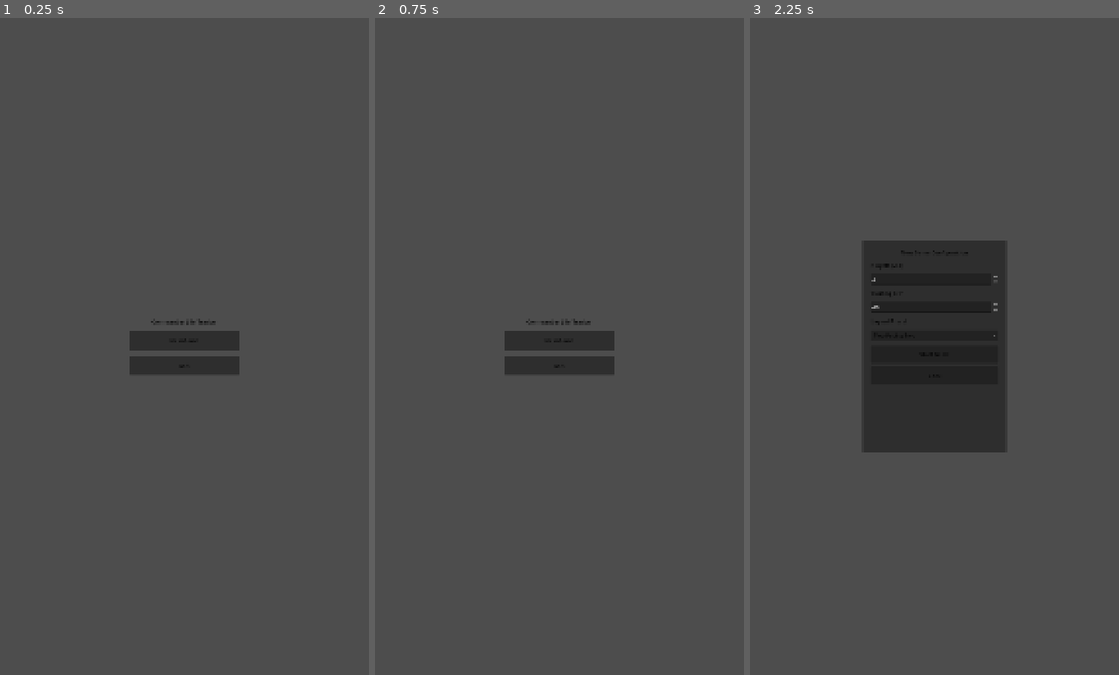
Above: before the commit, frames 1-3 (left to right).
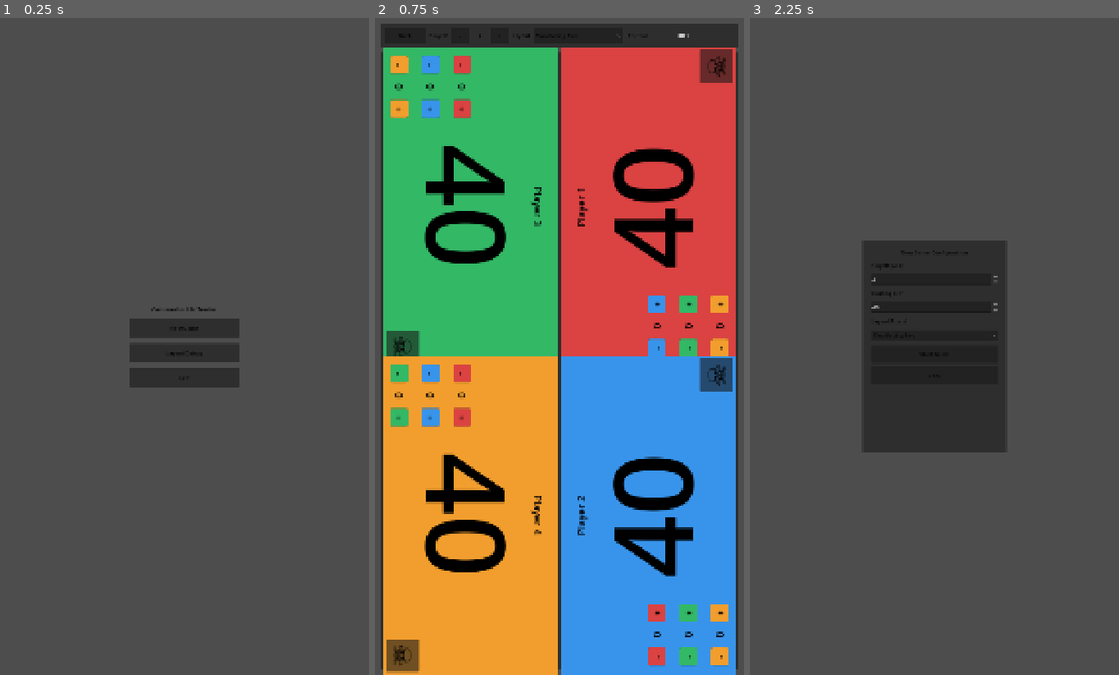
Above: after the commit, the same moments.

Repository: Ripley-426/commander-tracker
Game: Godot game, scene res://scenes/features/main_menu/main_menu.tscn
Two runs of this game, one before a commit and one after it. Both use one fixed random seed, a clock stepped at 60 frames per second and the inputs below.
Inputs (mouse positions are in pixels of both pictures, inside the frame that each line leads up to):
- Up to frame 1 (0.25 s): no input
- Up to frame 2 (0.75 s): click (559, 353) at 0.5 s, where only the run after the commit has a clickable "Layout Debug"
- Up to frame 3 (2.25 s): click (779, 37) at 1.25 s, where only the run after the commit has a clickable "Back"; click "New Game" at 2 s

The runs differ from the first frame. In frame 1, 1.7% of the frame differs, in the area x 35-65%, y 44-57%; in frame 2, 96%, in the area x 1-99%, y 0-100%; in frame 3, nothing differs.

Commit message:
Add layout debug screen and fix portrait layouts 2-6

Diff:
--- /dev/null
+++ b/scenes/features/layout_debug/layout_debug.tscn
@@ -0,0 +1,96 @@
+[gd_scene load_steps=3 format=3]
+
+[ext_resource type="Script" path="res://scripts/features/layout_debug/layout_debug_screen.gd" id="1_debug"]
+[ext_resource type="Theme" path="res://assets/themes/app_theme.tres" id="2_theme"]
+
+[node name="LayoutDebug" type="Control"]
+layout_mode = 3
+anchors_preset = 15
+anchor_right = 1.0
+anchor_bottom = 1.0
+grow_horizontal = 2
+grow_vertical = 2
+script = ExtResource("1_debug")
+theme = ExtResource("2_theme")
+
+[node name="RootMargin" type="MarginContainer" parent="."]
+layout_mode = 1
+anchors_preset = 15
+anchor_right = 1.0
+anchor_bottom = 1.0
+grow_horizontal = 2
+grow_vertical = 2
+theme_override_constants/margin_left = 16
+theme_override_constants/margin_top = 16
+theme_override_constants/margin_right = 16
+theme_override_constants/margin_bottom = 16
+
+[node name="RootVBox" type="VBoxContainer" parent="RootMargin"]
+layout_mode = 2
+theme_override_constants/separation = 12
+
+[node name="ControlsPanel" type="PanelContainer" parent="RootMargin/RootVBox"]
+layout_mode = 2
+
+[node name="ControlsMargin" type="MarginContainer" parent="RootMargin/RootVBox/ControlsPanel"]
+layout_mode = 2
+theme_override_constants/margin_left = 12
+theme_override_constants/margin_top = 12
+theme_override_constants/margin_right = 12
+theme_override_constants/margin_bottom = 12
+
+[node name="ControlsHBox" type="HBoxContainer" parent="RootMargin/RootVBox/ControlsPanel/ControlsMargin"]
+layout_mode = 2
+theme_override_constants/separation = 10
+
+[node name="BackButton" type="Button" parent="RootMargin/RootVBox/ControlsPanel/ControlsMargin/ControlsHBox"]
+custom_minimum_size = Vector2(120, 48)
+layout_mode = 2
+text = "Back"
+
+[node name="PlayerCountLabel" type="Label" parent="RootMargin/RootVBox/ControlsPanel/ControlsMargin/ControlsHBox"]
+layout_mode = 2
+text = "Players"
+
+[node name="DecreaseButton" type="Button" parent="RootMargin/RootVBox/ControlsPanel/ControlsMargin/ControlsHBox"]
+custom_minimum_size = Vector2(52, 48)
+layout_mode = 2
+text = "-"
+
+[node name="PlayerCountValueLabel" type="Label" parent="RootMargin/RootVBox/ControlsPanel/ControlsMargin/ControlsHBox"]
+custom_minimum_size = Vector2(42, 48)
+layout_mode = 2
+horizontal_alignment = 1
+vertical_alignment = 1
+text = "4"
+
+[node name="IncreaseButton" type="Button" parent="RootMargin/RootVBox/ControlsPanel/ControlsMargin/ControlsHBox"]
+custom_minimum_size = Vector2(52, 48)
+layout_mode = 2
+text = "+"
+
+[node name="LayoutLabel" type="Label" parent="RootMargin/RootVBox/ControlsPanel/ControlsMargin/ControlsHBox"]
+layout_mode = 2
+text = "Layout"
+
+[node name="LayoutOptionButton" type="OptionButton" parent="RootMargin/RootVBox/ControlsPanel/ControlsMargin/ControlsHBox"]
+custom_minimum_size = Vector2(260, 48)
+layout_mode = 2
+
+[node name="OrientationCheckButton" type="CheckButton" parent="RootMargin/RootVBox/ControlsPanel/ControlsMargin/ControlsHBox"]
+custom_minimum_size = Vector2(190, 48)
+layout_mode = 2
+button_pressed = true
+text = "Portrait"
+
+[node name="BoardPanel" type="PanelContainer" parent="RootMargin/RootVBox"]
+layout_mode = 2
+size_flags_vertical = 3
+
+[node name="BoardContainer" type="Control" parent="RootMargin/RootVBox/BoardPanel"]
+layout_mode = 1
+anchors_preset = 15
+anchor_right = 1.0
+anchor_bottom = 1.0
+grow_horizontal = 2
+grow_vertical = 2
--- a/scenes/features/main_menu/main_menu.tscn
+++ b/scenes/features/main_menu/main_menu.tscn
@@ -49,6 +49,11 @@
 layout_mode = 2
 text = "New Game"
 
+[node name="LayoutDebugButton" type="Button" parent="CenterContainer/MarginContainer/VBoxContainer"]
+custom_minimum_size = Vector2(320, 56)
+layout_mode = 2
+text = "Layout Debug"
+
 [node name="ExitButton" type="Button" parent="CenterContainer/MarginContainer/VBoxContainer"]
 custom_minimum_size = Vector2(320, 56)
 layout_mode = 2
--- a/scripts/domain/layout_registry.gd
+++ b/scripts/domain/layout_registry.gd
@@ -24,11 +24,12 @@
 	return presets
 
 static func get_slots(layout_id: String, player_count: int, is_portrait: bool = false) -> Array[Dictionary]:
+	var resolved_layout_id: String = _resolve_layout_id_for_player_count(layout_id, player_count)
 	var raw_slots: Array[Dictionary]
 	if is_portrait:
-		raw_slots = _get_portrait_slots(layout_id, player_count)
+		raw_slots = _get_portrait_slots(resolved_layout_id, player_count)
 		return raw_slots
-	match layout_id:
+	match resolved_layout_id:
 		"p2_head_to_head":
 			raw_slots = _p2_head_to_head()
 		"p3_side_left":
@@ -50,6 +51,27 @@
 		_:
 			raw_slots = _fallback_grid(player_count)
 	return _maximize_slots(raw_slots, 0.0)
+
+static func _resolve_layout_id_for_player_count(layout_id: String, player_count: int) -> String:
+	for layout: Dictionary in LAYOUTS:
+		var current_id: String = str(layout.get("id", ""))
+		if current_id != layout_id:
+			continue
+		var current_count: int = int(layout.get("player_count", 0))
+		if current_count == player_count:
+			return layout_id
+		break
+	var fallback_id: String = _default_layout_id_for_player_count(player_count)
+	if fallback_id != "":
+		return fallback_id
+	return layout_id
+
+static func _default_layout_id_for_player_count(player_count: int) -> String:
+	for layout: Dictionary in LAYOUTS:
+		if int(layout.get("player_count", 0)) != player_count:
+			continue
+		return str(layout.get("id", ""))
+	return ""
 
 static func _get_portrait_slots(layout_id: String, player_count: int) -> Array[Dictionary]:
 	match layout_id:
@@ -156,23 +178,25 @@
 
 static func _p2_head_to_head_portrait() -> Array[Dictionary]:
 	return [
-		# P2 uses pre-rotation rectangles so visual bounds become full-height half-width after +/-90deg rotation.
-		_rect_with_rotation(0.25, 0.25, 1.00, 0.50, -90.0),  # Player 1 on the right (clockwise seating)
-		_rect_with_rotation(-0.25, 0.25, 1.00, 0.50, 90.0)   # Player 2 on the left
+		_rect_with_rotation(0.00, 0.00, 1.00, 0.50, 180.0),  # Top player
+		_rect_with_rotation(0.00, 0.50, 1.00, 0.50, 0.0)     # Bottom player
 	]
 
 static func _p3_side_left_portrait() -> Array[Dictionary]:
 	return [
-		_rect_with_rotation(0.00, 0.00, 0.50, 1.00, 90.0),
-		_rect_with_rotation(0.50, 0.00, 0.50, 0.50, -90.0),
-		_rect_with_rotation(0.50, 0.50, 0.50, 0.50, -90.0)
+		# Target visual seats:
+		# P1 right half, top 62%; P2 left half, top 62%; P3 bottom band 38%.
+		# Rotated seats require pre-rotation wide/short rects in normalized space.
+		_rect_with_rotation(0.198889, 0.169375, 1.102222, 0.281250, -90.0), # Player 1 right
+		_rect_with_rotation(-0.301111, 0.169375, 1.102222, 0.281250, 90.0), # Player 2 left
+		_rect_with_rotation(0.00, 0.62, 1.00, 0.38, 0.0)                     # Player 3 side seat (bottom)
 	]
 
 static func _p3_side_right_portrait() -> Array[Dictionary]:
 	return [
-		_rect_with_rotation(0.50, 0.00, 0.50, 1.00, -90.0),
-		_rect_with_rotation(0.00, 0.00, 0.50, 0.50, 90.0),
-		_rect_with_rotation(0.00, 0.50, 0.50, 0.50, 90.0)
+		_rect_with_rotation(0.198889, 0.549375, 1.102222, 0.281250, -90.0), # Player 1 right
+		_rect_with_rotation(-0.301111, 0.549375, 1.102222, 0.281250, 90.0), # Player 2 left
+		_rect_with_rotation(0.00, 0.00, 1.00, 0.38, 180.0)                   # Player 3 side seat (top)
 	]
 
 static func _p4_two_facing_two_portrait() -> Array[Dictionary]:
@@ -195,40 +219,46 @@
 
 static func _p5_side_bias_left_portrait() -> Array[Dictionary]:
 	return [
-		_rect_with_rotation(0.00, 0.00, 0.50, 0.34, 90.0),
-		_rect_with_rotation(0.00, 0.34, 0.50, 0.33, 90.0),
-		_rect_with_rotation(0.00, 0.67, 0.50, 0.33, 90.0),
-		_rect_with_rotation(0.50, 0.00, 0.50, 0.50, -90.0),
-		_rect_with_rotation(0.50, 0.50, 0.50, 0.50, -90.0)
+		# Final visual seats:
+		# Left column: 3 stacked seats.
+		# Right column: 2 stacked seats.
+		_rect_with_rotation(-0.046296, 0.026042, 0.592592, 0.281250, 90.0),  # Left top
+		_rect_with_rotation(-0.046296, 0.359375, 0.592592, 0.281250, 90.0),  # Left middle
+		_rect_with_rotation(-0.046296, 0.692708, 0.592592, 0.281250, 90.0),  # Left bottom
+		_rect_with_rotation(0.305556, 0.109375, 0.888889, 0.281250, -90.0),  # Right top
+		_rect_with_rotation(0.305556, 0.609375, 0.888889, 0.281250, -90.0)   # Right bottom
 	]
 
 static func _p5_side_bias_right_portrait() -> Array[Dictionary]:
 	return [
-		_rect_with_rotation(0.50, 0.00, 0.50, 0.34, -90.0),
-		_rect_with_rotation(0.50, 0.34, 0.50, 0.33, -90.0),
-		_rect_with_rotation(0.50, 0.67, 0.50, 0.33, -90.0),
-		_rect_with_rotation(0.00, 0.00, 0.50, 0.50, 90.0),
-		_rect_with_rotation(0.00, 0.50, 0.50, 0.50, 90.0)
+		# Final visual seats:
+		# Right column: 3 stacked seats.
+		# Left column: 2 stacked seats.
+		_rect_with_rotation(0.453704, 0.026042, 0.592592, 0.281250, -90.0),  # Right top
+		_rect_with_rotation(0.453704, 0.359375, 0.592592, 0.281250, -90.0),  # Right middle
+		_rect_with_rotation(0.453704, 0.692708, 0.592592, 0.281250, -90.0),  # Right bottom
+		_rect_with_rotation(-0.194444, 0.109375, 0.888889, 0.281250, 90.0),  # Left top
+		_rect_with_rotation(-0.194444, 0.609375, 0.888889, 0.281250, 90.0)   # Left bottom
 	]
 
 static func _p6_three_vs_three_portrait() -> Array[Dictionary]:
 	return [
-		_rect_with_rotation(0.00, 0.00, 0.50, 0.333333, 90.0),
-		_rect_with_rotation(0.00, 0.333333, 0.50, 0.333333, 90.0),
-		_rect_with_rotation(0.00, 0.666666, 0.50, 0.333334, 90.0),
-		_rect_with_rotation(0.50, 0.00, 0.50, 0.333333, -90.0),
-		_rect_with_rotation(0.50, 0.333333, 0.50, 0.333333, -90.0),
-		_rect_with_rotation(0.50, 0.666666, 0.50, 0.333334, -90.0)
+		_rect_with_rotation(-0.046296, 0.026042, 0.592592, 0.281250, 90.0),  # Left top
+		_rect_with_rotation(-0.046296, 0.359375, 0.592592, 0.281250, 90.0),  # Left middle
+		_rect_with_rotation(-0.046296, 0.692708, 0.592592, 0.281250, 90.0),  # Left bottom
+		_rect_with_rotation(0.453704, 0.026042, 0.592592, 0.281250, -90.0),  # Right top
+		_rect_with_rotation(0.453704, 0.359375, 0.592592, 0.281250, -90.0),  # Right middle
+		_rect_with_rotation(0.453704, 0.692708, 0.592592, 0.281250, -90.0)   # Right bottom
 	]
 
 static func _p6_two_vs_two_sides_portrait() -> Array[Dictionary]:
 	return [
-		_rect_with_rotation(0.00, 0.00, 0.50, 0.333333, 90.0),
-		_rect_with_rotation(0.00, 0.333333, 0.50, 0.333333, 90.0),
-		_rect_with_rotation(0.00, 0.666666, 0.50, 0.333334, 90.0),
-		_rect_with_rotation(0.50, 0.00, 0.50, 0.333333, -90.0),
-		_rect_with_rotation(0.50, 0.333333, 0.50, 0.333333, -90.0),
-		_rect_with_rotation(0.50, 0.666666, 0.50, 0.333334, -90.0)
+		_rect_with_rotation(-0.046296, 0.026042, 0.592592, 0.281250, 90.0),  # Left top
+		_rect_with_rotation(-0.046296, 0.359375, 0.592592, 0.281250, 90.0),  # Left middle
+		_rect_with_rotation(-0.046296, 0.692708, 0.592592, 0.281250, 90.0),  # Left bottom
+		_rect_with_rotation(0.453704, 0.026042, 0.592592, 0.281250, -90.0),  # Right top
+		_rect_with_rotation(0.453704, 0.359375, 0.592592, 0.281250, -90.0),  # Right middle
+		_rect_with_rotation(0.453704, 0.692708, 0.592592, 0.281250, -90.0)   # Right bottom
 	]
 
 static func _fallback_grid(player_count: int) -> Array[Dictionary]:
--- /dev/null
+++ b/scripts/features/layout_debug/layout_debug_screen.gd
@@ -0,0 +1,116 @@
+extends Control
+
+const GAME_STATE_SCRIPT: GDScript = preload("res://scripts/domain/game_state.gd")
+const PLAYER_LAYOUT_SERVICE_SCRIPT: GDScript = preload("res://scripts/domain/player_layout_service.gd")
+const PLAYER_PANEL_SCENE: PackedScene = preload("res://scenes/features/life_tracker/components/player_panel/player_panel.tscn")
+const PLAYER_COLORS: Array[Color] = [
+	Color(0.86, 0.26, 0.26, 1.0),
+	Color(0.22, 0.58, 0.92, 1.0),
+	Color(0.20, 0.72, 0.40, 1.0),
+	Color(0.95, 0.62, 0.18, 1.0),
+	Color(0.55, 0.42, 0.84, 1.0),
+	Color(0.92, 0.33, 0.66, 1.0)
+]
+
+@onready var back_button: Button = $RootMargin/RootVBox/ControlsPanel/ControlsMargin/ControlsHBox/BackButton
+@onready var decrease_button: Button = $RootMargin/RootVBox/ControlsPanel/ControlsMargin/ControlsHBox/DecreaseButton
+@onready var increase_button: Button = $RootMargin/RootVBox/ControlsPanel/ControlsMargin/ControlsHBox/IncreaseButton
+@onready var player_count_label: Label = $RootMargin/RootVBox/ControlsPanel/ControlsMargin/ControlsHBox/PlayerCountValueLabel
+@onready var layout_option_button: OptionButton = $RootMargin/RootVBox/ControlsPanel/ControlsMargin/ControlsHBox/LayoutOptionButton
+@onready var orientation_check_button: CheckButton = $RootMargin/RootVBox/ControlsPanel/ControlsMargin/ControlsHBox/OrientationCheckButton
+@onready var board_container: Control = $RootMargin/RootVBox/BoardPanel/BoardContainer
+
+var player_count: int = 4
+var current_layouts: Array[Dictionary] = []
+var on_open_main_menu: Callable = Callable()
+
+func _ready() -> void:
+	back_button.pressed.connect(_on_back_pressed)
+	decrease_button.pressed.connect(_on_decrease_pressed)
+	increase_button.pressed.connect(_on_increase_pressed)
+	layout_option_button.item_selected.connect(_on_layout_selected)
+	orientation_check_button.toggled.connect(_on_orientation_toggled)
+	_refresh_layout_presets()
+	_render_preview()
+
+func _notification(what: int) -> void:
+	if what != NOTIFICATION_RESIZED:
+		return
+	if board_container == null:
+		return
+	_render_preview()
+
+func _on_back_pressed() -> void:
+	if on_open_main_menu.is_valid():
+		on_open_main_menu.call()
+		return
+	get_tree().change_scene_to_file("res://scenes/features/main_menu/main_menu.tscn")
+
+func _on_decrease_pressed() -> void:
+	player_count = maxi(player_count - 1, 2)
+	_refresh_layout_presets()
+	_render_preview()
+
+func _on_increase_pressed() -> void:
+	player_count = mini(player_count + 1, 6)
+	_refresh_layout_presets()
+	_render_preview()
+
+func _on_layout_selected(_index: int) -> void:
+	_render_preview()
+
+func _on_orientation_toggled(button_pressed: bool) -> void:
+	orientation_check_button.text = "Portrait" if button_pressed else "Landscape"
+	_render_preview()
+
+func _refresh_layout_presets() -> void:
+	player_count_label.text = str(player_count)
+	current_layouts = GAME_STATE_SCRIPT.get_layout_presets(player_count)
+	layout_option_button.clear()
+	for i: int in range(current_layouts.size()):
+		var layout: Dictionary = current_layouts[i]
+		layout_option_button.add_item(str(layout.get("name", "")), i)
+	if current_layouts.size() > 0:
+		layout_option_button.selected = 0
+
+func _render_preview() -> void:
+	_clear_children(board_container)
+	if current_layouts.is_empty():
+		return
+	var selected_index: int = mini(layout_option_button.selected, current_layouts.size() - 1)
+	var layout_id: String = str(current_layouts[selected_index].get("id", ""))
+	var is_portrait: bool = orientation_check_button.button_pressed
+	var slots: Array[Dictionary] = PLAYER_LAYOUT_SERVICE_SCRIPT.get_slots(layout_id, player_count, is_portrait)
+	for i: int in range(slots.size()):
+		var slot: Dictionary = slots[i]
+		var panel: Control = PLAYER_PANEL_SCENE.instantiate()
+		board_container.add_child(panel)
+		panel.anchor_left = float(slot.get("x", 0.0))
+		panel.anchor_top = float(slot.get("y", 0.0))
+		panel.anchor_right = panel.anchor_left + float(slot.get("w", 0.5))
+		panel.anchor_bottom = panel.anchor_top + float(slot.get("h", 0.5))
+		panel.offset_left = 0.0
+		panel.offset_top = 0.0
+		panel.offset_right = 0.0
+		panel.offset_bottom = 0.0
+		var row_data: Array[Dictionary] = _build_rows_for_target(i, player_count)
+		panel.setup(i, "Player %d" % (i + 1), 40, PLAYER_COLORS[i % PLAYER_COLORS.size()], false, row_data)
+		panel.call("set_rotation_degrees_custom", float(slot.get("rotation_degrees", 0.0)))
+
+func _build_rows_for_target(target_index: int, count: int) -> Array[Dictionary]:
+	var rows: Array[Dictionary] = []
+	for source_index: int in range(count):
+		if source_index == target_index:
+			continue
+		rows.append({
+			"source_index": source_index,
+			"source_name": "Player %d" % (source_index + 1),
+			"source_color": PLAYER_COLORS[source_index % PLAYER_COLORS.size()],
+			"damage": 0
+		})
+	return rows
+
+func _clear_children(node: Node) -> void:
+	for child: Node in node.get_children():
+		node.remove_child(child)
+		child.queue_free()
--- a/scripts/features/main_menu/main_menu_screen.gd
+++ b/scripts/features/main_menu/main_menu_screen.gd
@@ -4,15 +4,18 @@
 
 @onready var continue_button: Button = $CenterContainer/MarginContainer/VBoxContainer/ContinueButton
 @onready var new_game_button: Button = $CenterContainer/MarginContainer/VBoxContainer/NewGameButton
+@onready var layout_debug_button: Button = $CenterContainer/MarginContainer/VBoxContainer/LayoutDebugButton
 @onready var exit_button: Button = $CenterContainer/MarginContainer/VBoxContainer/ExitButton
 
 var store: RefCounted = PERSISTENCE_STORE_SCRIPT.new()
 var on_open_life_tracker: Callable = Callable()
 var on_open_game_config: Callable = Callable()
+var on_open_layout_debug: Callable = Callable()
 
 func _ready() -> void:
 	continue_button.pressed.connect(_on_continue_pressed)
 	new_game_button.pressed.connect(_on_new_game_pressed)
+	layout_debug_button.pressed.connect(_on_layout_debug_pressed)
 	exit_button.pressed.connect(_on_exit_pressed)
 
 	if OS.has_feature("mobile"):
@@ -41,5 +44,11 @@
 		return
 	get_tree().change_scene_to_file("res://scenes/features/game_config/game_config.tscn")
 
+func _on_layout_debug_pressed() -> void:
+	if on_open_layout_debug.is_valid():
+		on_open_layout_debug.call()
+		return
+	get_tree().change_scene_to_file("res://scenes/features/layout_debug/layout_debug.tscn")
+
 func _on_exit_pressed() -> void:
 	get_tree().quit()
--- a/tests/unit/domain/test_player_layout_service.gd
+++ b/tests/unit/domain/test_player_layout_service.gd
@@ -56,3 +56,68 @@
 	assert_true(min_y <= 0.011)
 	assert_true(max_x >= 0.989)
 	assert_true(max_y >= 0.989)
+
+func test_get_slots_resolves_mismatched_layout_to_requested_player_count() -> void:
+	var layout_script: GDScript = load("res://scripts/domain/player_layout_service.gd")
+	var slots: Array[Dictionary] = layout_script.get_slots("p4_two_facing_two", 2, true)
+	assert_eq(slots.size(), 2)
+	for slot: Dictionary in slots:
+		assert_true(slot.has("rotation_degrees"))
+
+func test_get_slots_resolves_mismatched_layout_for_three_player_count() -> void:
+	var layout_script: GDScript = load("res://scripts/domain/player_layout_service.gd")
+	var slots: Array[Dictionary] = layout_script.get_slots("p4_two_facing_two", 3, true)
+	assert_eq(slots.size(), 3)
+
+func test_portrait_two_player_layout_uses_top_bottom_split() -> void:
+	var layout_script: GDScript = load("res://scripts/domain/player_layout_service.gd")
+	var slots: Array[Dictionary] = layout_script.get_slots("p2_head_to_head", 2, true)
+	assert_eq(slots.size(), 2)
+	var top_slot: Dictionary = slots[0]
+	var bottom_slot: Dictionary = slots[1]
+	assert_eq(float(top_slot.get("x", -1.0)), 0.0)
+	assert_eq(float(top_slot.get("y", -1.0)), 0.0)
+	assert_eq(float(top_slot.get("w", -1.0)), 1.0)
+	assert_eq(float(top_slot.get("h", -1.0)), 0.5)
+	assert_eq(float(top_slot.get("rotation_degrees", -1.0)), 180.0)
+	assert_eq(float(bottom_slot.get("x", -1.0)), 0.0)
+	assert_eq(float(bottom_slot.get("y", -1.0)), 0.5)
+	assert_eq(float(bottom_slot.get("w", -1.0)), 1.0)
+	assert_eq(float(bottom_slot.get("h", -1.0)), 0.5)
+	assert_eq(float(bottom_slot.get("rotation_degrees", -1.0)), 0.0)
+
+func test_portrait_three_player_side_left_uses_opposed_vertical_split_plus_side_band() -> void:
+	var layout_script: GDScript = load("res://scripts/domain/player_layout_service.gd")
+	var slots: Array[Dictionary] = layout_script.get_slots("p3_side_left", 3, true)
+	assert_eq(slots.size(), 3)
+	assert_true(float(slots[0].get("w", 0.0)) > 1.0)
+	assert_true(float(slots[1].get("w", 0.0)) > 1.0)
+	assert_eq(float(slots[2].get("y", -1.0)), 0.62)
+	assert_eq(float(slots[2].get("h", -1.0)), 0.38)
+
+func test_portrait_three_player_side_right_uses_opposed_vertical_split_plus_side_band() -> void:
+	var layout_script: GDScript = load("res://scripts/domain/player_layout_service.gd")
+	var slots: Array[Dictionary] = layout_script.get_slots("p3_side_right", 3, true)
+	assert_eq(slots.size(), 3)
+	assert_true(float(slots[0].get("w", 0.0)) > 1.0)
+	assert_true(float(slots[1].get("w", 0.0)) > 1.0)
+	assert_eq(float(slots[2].get("y", -1.0)), 0.0)
+	assert_eq(float(slots[2].get("h", -1.0)), 0.38)
+
+func test_portrait_five_player_layout_uses_three_plus_two_columns() -> void:
+	var layout_script: GDScript = load("res://scripts/domain/player_layout_service.gd")
+	var slots: Array[Dictionary] = layout_script.get_slots("p5_side_bias_left", 5, true)
+	assert_eq(slots.size(), 5)
+	# Three-seat column uses narrower pre-rotation widths; two-seat column uses wider widths.
+	assert_eq(float(slots[0].get("w", -1.0)), 0.592592)
+	assert_eq(float(slots[1].get("w", -1.0)), 0.592592)
+	assert_eq(float(slots[2].get("w", -1.0)), 0.592592)
+	assert_eq(float(slots[3].get("w", -1.0)), 0.888889)
+	assert_eq(float(slots[4].get("w", -1.0)), 0.888889)
+
+func test_portrait_six_player_layout_uses_two_three_stacked_columns() -> void:
+	var layout_script: GDScript = load("res://scripts/domain/player_layout_service.gd")
+	var slots: Array[Dictionary] = layout_script.get_slots("p6_three_vs_three", 6, true)
+	assert_eq(slots.size(), 6)
+	for slot: Dictionary in slots:
+		assert_eq(float(slot.get("w", -1.0)), 0.592592)
--- /dev/null
+++ b/tests/unit/features/layout_debug/test_layout_debug_screen.gd
@@ -0,0 +1,35 @@
+extends GutTest
+
+func _create_screen() -> Control:
+	var scene: PackedScene = load("res://scenes/features/layout_debug/layout_debug.tscn")
+	var screen: Control = scene.instantiate()
+	add_child_autofree(screen)
+	return screen
+
+func test_default_player_count_is_four() -> void:
+	var screen: Control = _create_screen()
+	var label: Label = screen.get_node("RootMargin/RootVBox/ControlsPanel/ControlsMargin/ControlsHBox/PlayerCountValueLabel")
+	assert_eq(label.text, "4")
+
+func test_decrease_button_clamps_at_two() -> void:
+	var screen: Control = _create_screen()
+	var decrease_button: Button = screen.get_node("RootMargin/RootVBox/ControlsPanel/ControlsMargin/ControlsHBox/DecreaseButton")
+	for _i: int in range(10):
+		decrease_button.pressed.emit()
+	var label: Label = screen.get_node("RootMargin/RootVBox/ControlsPanel/ControlsMargin/ControlsHBox/PlayerCountValueLabel")
+	assert_eq(label.text, "2")
+
+func test_increase_button_clamps_at_six() -> void:
+	var screen: Control = _create_screen()
+	var increase_button: Button = screen.get_node("RootMargin/RootVBox/ControlsPanel/ControlsMargin/ControlsHBox/IncreaseButton")
+	for _i: int in range(10):
+		increase_button.pressed.emit()
+	var label: Label = screen.get_node("RootMargin/RootVBox/ControlsPanel/ControlsMargin/ControlsHBox/PlayerCountValueLabel")
+	assert_eq(label.text, "6")
+
+func test_orientation_toggle_updates_label_text() -> void:
+	var screen: Control = _create_screen()
+	var orientation_button: CheckButton = screen.get_node("RootMargin/RootVBox/ControlsPanel/ControlsMargin/ControlsHBox/OrientationCheckButton")
+	orientation_button.button_pressed = false
+	orientation_button.toggled.emit(false)
+	assert_eq(orientation_button.text, "Landscape")
--- a/tests/unit/features/main_menu/test_main_menu.gd
+++ b/tests/unit/features/main_menu/test_main_menu.gd
@@ -8,6 +8,11 @@
 
 	func has_active_game() -> bool:
 		return has_game
+
+var layout_debug_called: bool = false
+
+func _on_layout_debug_called() -> void:
+	layout_debug_called = true
 
 func _create_menu() -> Control:
 	var scene: PackedScene = load("res://scenes/features/main_menu/main_menu.tscn")
@@ -46,3 +51,16 @@
 
 	var continue_button: Button = menu.get_node("CenterContainer/MarginContainer/VBoxContainer/ContinueButton")
 	assert_false(continue_button.disabled)
+
+func test_layout_debug_button_exists() -> void:
+	var menu: Control = _create_menu()
+	var layout_debug_button: Button = menu.get_node("CenterContainer/MarginContainer/VBoxContainer/LayoutDebugButton")
+	assert_true(layout_debug_button != null)
+
+func test_layout_debug_button_calls_override_handler() -> void:
+	var menu: Control = _create_menu()
+	layout_debug_called = false
+	menu.on_open_layout_debug = Callable(self, "_on_layout_debug_called")
+	var layout_debug_button: Button = menu.get_node("CenterContainer/MarginContainer/VBoxContainer/LayoutDebugButton")
+	layout_debug_button.pressed.emit()
+	assert_true(layout_debug_called)
Not shown, added: scripts/features/layout_debug/layout_debug_screen.gd.uid
Not shown, added: tests/unit/features/layout_debug/test_layout_debug_screen.gd.uid
